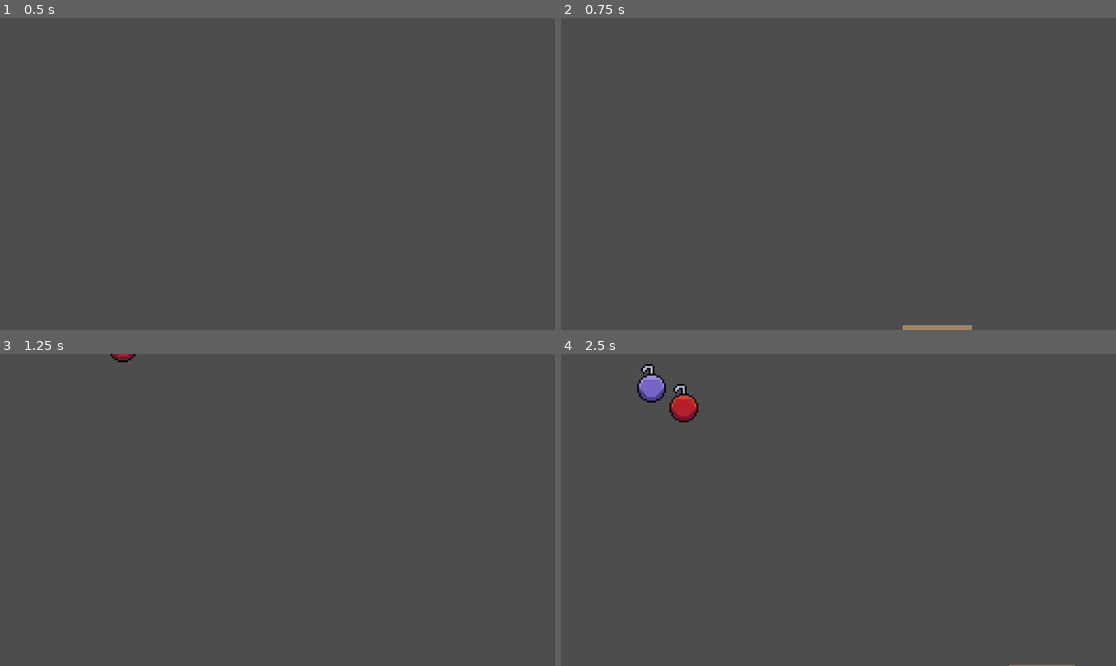
Above: before the commit, frames 1-4 (two rows, left to right).
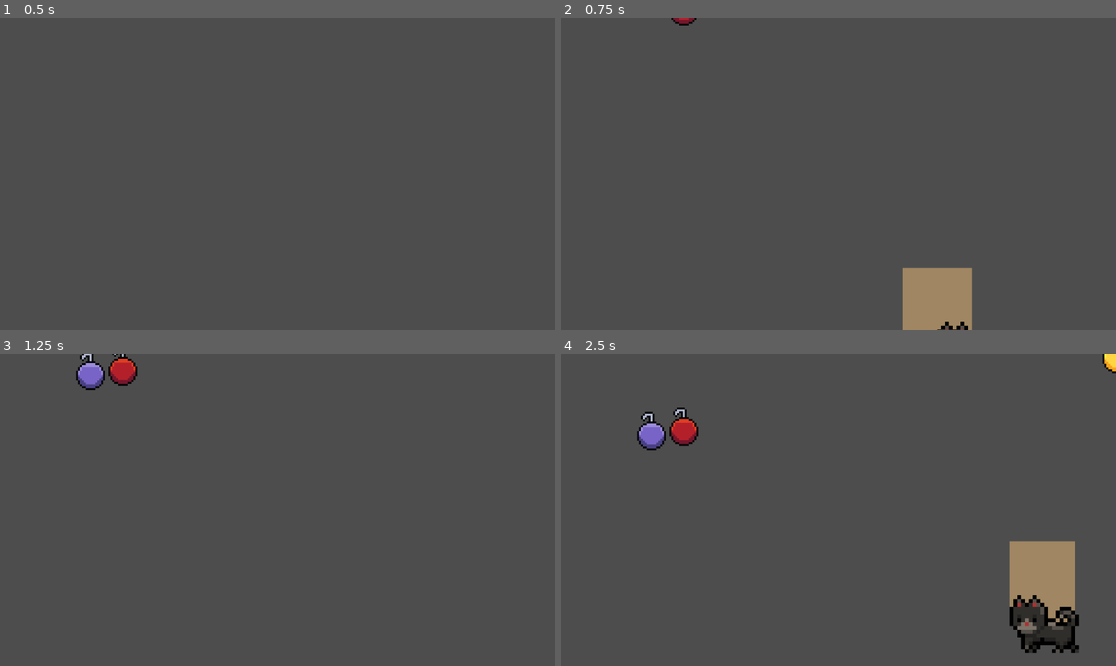
Above: after the commit, the same moments.

Repository: TwiceOnce8905/Catch-the-Ornaments
Game: Godot game, scene res://scenes/maingame.tscn
Two runs of this game, one before a commit and one after it. Both use one fixed random seed, a clock stepped at 60 frames per second and the inputs below.
Inputs:
- Up to frame 1 (0.5 s): no input
- Up to frame 2 (0.75 s): tap Enter (ui_accept) at 0.5 s; hold Right (right) from 0.53 s (still down); tap Space (space, bound only after the commit) at 0.6 s
- Up to frame 3 (1.25 s): keep holding Right (right); tap Enter (ui_accept) at 0.77 s
- Up to frame 4 (2.5 s): tap Space (space, bound only after the commit) at 1.35, 2.1 s; tap Enter (ui_accept) at 1.52 s; release Right (right) at 2.03 s; hold Left (left) from 2.03 s (still down)

Frame 1 is identical in both runs. In frame 2, 2.5% of the frame differs, in the area x 19-75%, y 0-100%; in frame 3, 0.9%; in frame 4, 5.7%, in the area x 13-100%, y 0-100%.

Commit message:
Ornaments Collide w/ Area
The ornaments can now collide with the area2d and it also "queue_free"s it. The score system is yet to be added.

Diff:
--- a/project.godot
+++ b/project.godot
@@ -33,6 +33,15 @@
 , Object(InputEventKey,"resource_local_to_scene":false,"resource_name":"","device":-1,"window_id":0,"alt_pressed":false …(183 unchanged characters)…
 ]
 }
+space={
+"deadzone": 0.2,
+"events": [Object(InputEventKey,"resource_local_to_scene":false,"resource_name":"","device":-1,"window_id":0,"alt_pressed":false,"shift_pressed":false,"ctrl_pressed":false,"meta_pressed":false,"pressed":false,"keycode":0,"physical_keycode":32,"key_label":0,"unicode":32,"location":0,"echo":false,"script":null)
+]
+}
+
+[physics]
+
+2d/default_gravity=1800.0
 
 [rendering]
 
--- a/scenes/blueorn.tscn
+++ b/scenes/blueorn.tscn
@@ -1,12 +1,21 @@
-[gd_scene load_steps=3 format=3 uid="uid://loqfeutvmmym"]
+[gd_scene load_steps=4 format=3 uid="uid://loqfeutvmmym"]
 
 [ext_resource type="Script" uid="uid://ioo6lc0f64cs" path="res://scirpts/blueorn.gd" id="1_0cmcj"]
 [ext_resource type="Texture2D" uid="uid://do77g2pb1282d" path="res://Godot assests/sprites/blueorn.png" id="1_3s216"]
 
-[node name="blueorn" type="Node2D"]
+[sub_resource type="CircleShape2D" id="CircleShape2D_0cmcj"]
+radius = 30.016663
+
+[node name="blueorn" type="Area2D"]
+collision_layer = 4
+collision_mask = 2
 script = ExtResource("1_0cmcj")
 
 [node name="blue" type="Sprite2D" parent="."]
 position = Vector2(0, -40)
 scale = Vector2(4, 4)
 texture = ExtResource("1_3s216")
+
+[node name="CollisionShape2D" type="CollisionShape2D" parent="."]
+position = Vector2(0, -30)
+shape = SubResource("CircleShape2D_0cmcj")
--- a/scenes/cat.tscn
+++ b/scenes/cat.tscn
@@ -103,6 +103,9 @@
 [sub_resource type="RectangleShape2D" id="RectangleShape2D_myi5k"]
 size = Vector2(144, 93)
 
+[sub_resource type="RectangleShape2D" id="RectangleShape2D_se5fe"]
+size = Vector2(157, 215)
+
 [node name="cat" type="CharacterBody2D"]
 z_index = 1
 script = ExtResource("1_se5fe")
@@ -113,8 +116,16 @@
 sprite_frames = SubResource("SpriteFrames_l5p5i")
 animation = &"idle"
 autoplay = "idle"
-frame_progress = 0.3082251
+frame_progress = 0.22920083
 
 [node name="CollisionShape2D" type="CollisionShape2D" parent="."]
 position = Vector2(8, -54.5)
 shape = SubResource("RectangleShape2D_myi5k")
+
+[node name="Area2D" type="Area2D" parent="."]
+collision_layer = 2
+collision_mask = 4
+
+[node name="CollisionShape2D" type="CollisionShape2D" parent="Area2D"]
+position = Vector2(8.5, -115.5)
+shape = SubResource("RectangleShape2D_se5fe")
--- a/scenes/greenorn.tscn
+++ b/scenes/greenorn.tscn
@@ -1,12 +1,21 @@
-[gd_scene load_steps=3 format=3 uid="uid://dgnpixqspg1yc"]
+[gd_scene load_steps=4 format=3 uid="uid://dgnpixqspg1yc"]
 
 [ext_resource type="Texture2D" uid="uid://ct4lyfp6mq51k" path="res://Godot assests/sprites/greenorn.png" id="1_3ik4u"]
 [ext_resource type="Script" uid="uid://poisx7bqohyo" path="res://scirpts/greenorn.gd" id="1_yk7da"]
 
-[node name="greenorn" type="Node2D"]
+[sub_resource type="CircleShape2D" id="CircleShape2D_yk7da"]
+radius = 30.0
+
+[node name="greenorn" type="Area2D"]
+collision_layer = 4
+collision_mask = 2
 script = ExtResource("1_yk7da")
 
 [node name="green" type="Sprite2D" parent="."]
 position = Vector2(0, -40)
 scale = Vector2(4, 4)
 texture = ExtResource("1_3ik4u")
+
+[node name="CollisionShape2D" type="CollisionShape2D" parent="."]
+position = Vector2(0, -30)
+shape = SubResource("CircleShape2D_yk7da")
--- a/scenes/maingame.tscn
+++ b/scenes/maingame.tscn
@@ -37,6 +37,7 @@
 script = ExtResource("1_jxvlb")
 
 [node name="Timer" type="Timer" parent="spawner"]
+wait_time = 0.5
 autostart = true
 
 [node name="cat" parent="." instance=ExtResource("1_i8va4")]
@@ -45,6 +46,8 @@
 [node name="Camera2D" type="Camera2D" parent="."]
 
 [node name="Area2D" type="Area2D" parent="."]
+collision_layer = 0
+collision_mask = 0
 
 [node name="CollisionShape2D" type="CollisionShape2D" parent="Area2D"]
 position = Vector2(194, 589)
--- a/scenes/orangeorn.tscn
+++ b/scenes/orangeorn.tscn
@@ -1,12 +1,21 @@
-[gd_scene load_steps=3 format=3 uid="uid://det0b3fu4j1i7"]
+[gd_scene load_steps=4 format=3 uid="uid://det0b3fu4j1i7"]
 
 [ext_resource type="Script" uid="uid://bds1xk4ime8cn" path="res://scirpts/orangeorn.gd" id="1_g04nm"]
 [ext_resource type="Texture2D" uid="uid://cvbh82gfk4wkr" path="res://Godot assests/sprites/orangeorn.png" id="1_nww7x"]
 
-[node name="orangeorn" type="Node2D"]
+[sub_resource type="CircleShape2D" id="CircleShape2D_g04nm"]
+radius = 30.0
+
+[node name="orangeorn" type="Area2D"]
+collision_layer = 4
+collision_mask = 2
 script = ExtResource("1_g04nm")
 
 [node name="orange" type="Sprite2D" parent="."]
 position = Vector2(0, -40)
 scale = Vector2(4, 4)
 texture = ExtResource("1_nww7x")
+
+[node name="CollisionShape2D" type="CollisionShape2D" parent="."]
+position = Vector2(0, -30)
+shape = SubResource("CircleShape2D_g04nm")
--- a/scenes/pinkorn.tscn
+++ b/scenes/pinkorn.tscn
@@ -1,12 +1,21 @@
-[gd_scene load_steps=3 format=3 uid="uid://cjvtdvtiw56dv"]
+[gd_scene load_steps=4 format=3 uid="uid://cjvtdvtiw56dv"]
 
 [ext_resource type="Script" uid="uid://tdvxxjb66yx0" path="res://scirpts/pinkorn.gd" id="1_5lw20"]
 [ext_resource type="Texture2D" uid="uid://q3jggyi2ih7m" path="res://Godot assests/sprites/pinkorn.png" id="1_aogc7"]
 
-[node name="pinkorn" type="Node2D"]
+[sub_resource type="CircleShape2D" id="CircleShape2D_5lw20"]
+radius = 30.016663
+
+[node name="pinkorn" type="Area2D"]
+collision_layer = 4
+collision_mask = 2
 script = ExtResource("1_5lw20")
 
 [node name="pink" type="Sprite2D" parent="."]
 position = Vector2(0, -40)
 scale = Vector2(4, 4)
 texture = ExtResource("1_aogc7")
+
+[node name="CollisionShape2D" type="CollisionShape2D" parent="."]
+position = Vector2(0, -30)
+shape = SubResource("CircleShape2D_5lw20")
--- a/scenes/purpleorn.tscn
+++ b/scenes/purpleorn.tscn
@@ -1,12 +1,21 @@
-[gd_scene load_steps=3 format=3 uid="uid://b3qufy6io8lrv"]
+[gd_scene load_steps=4 format=3 uid="uid://b3qufy6io8lrv"]
 
 [ext_resource type="Texture2D" uid="uid://do50qellbv41u" path="res://Godot assests/sprites/purpleorn.png" id="1_40cik"]
 [ext_resource type="Script" uid="uid://drpbpre3husr3" path="res://scirpts/purpleorn.gd" id="1_vn1e8"]
 
-[node name="purpleorn" type="Node2D"]
+[sub_resource type="CircleShape2D" id="CircleShape2D_vn1e8"]
+radius = 30.016663
+
+[node name="purpleorn" type="Area2D"]
+collision_layer = 4
+collision_mask = 2
 script = ExtResource("1_vn1e8")
 
 [node name="purple" type="Sprite2D" parent="."]
 position = Vector2(0, -40)
 scale = Vector2(4, 4)
 texture = ExtResource("1_40cik")
+
+[node name="CollisionShape2D" type="CollisionShape2D" parent="."]
+position = Vector2(0, -30)
+shape = SubResource("CircleShape2D_vn1e8")
--- a/scenes/redorn.tscn
+++ b/scenes/redorn.tscn
@@ -1,12 +1,21 @@
-[gd_scene load_steps=3 format=3 uid="uid://beaa62ash1k7a"]
+[gd_scene load_steps=4 format=3 uid="uid://beaa62ash1k7a"]
 
 [ext_resource type="Texture2D" uid="uid://b26e27tk4fv3g" path="res://Godot assests/sprites/redorn.png" id="1_70ro6"]
 [ext_resource type="Script" uid="uid://djxb1w8www1cm" path="res://scirpts/redorn.gd" id="1_jyy07"]
 
-[node name="redorn" type="Node2D"]
+[sub_resource type="CircleShape2D" id="CircleShape2D_jyy07"]
+radius = 30.016663
+
+[node name="redorn" type="Area2D"]
+collision_layer = 4
+collision_mask = 2
 script = ExtResource("1_jyy07")
 
 [node name="red" type="Sprite2D" parent="."]
 position = Vector2(0, -40)
 scale = Vector2(4, 4)
 texture = ExtResource("1_70ro6")
+
+[node name="CollisionShape2D" type="CollisionShape2D" parent="."]
+position = Vector2(0, -30)
+shape = SubResource("CircleShape2D_jyy07")
--- a/scenes/yelloworn.tscn
+++ b/scenes/yelloworn.tscn
@@ -1,12 +1,21 @@
-[gd_scene load_steps=3 format=3 uid="uid://f1ofoqf4um34"]
+[gd_scene load_steps=4 format=3 uid="uid://f1ofoqf4um34"]
 
 [ext_resource type="Script" uid="uid://cnx34m04f1fx8" path="res://scirpts/yelloworn.gd" id="1_c6v4w"]
 [ext_resource type="Texture2D" uid="uid://bi3binnucypcm" path="res://Godot assests/sprites/yelloworn.png" id="1_fxcuq"]
 
-[node name="yelloworn" type="Node2D"]
+[sub_resource type="CircleShape2D" id="CircleShape2D_c6v4w"]
+radius = 30.016663
+
+[node name="yelloworn" type="Area2D"]
+collision_layer = 4
+collision_mask = 2
 script = ExtResource("1_c6v4w")
 
 [node name="yellow" type="Sprite2D" parent="."]
 position = Vector2(0, -40)
 scale = Vector2(4, 4)
 texture = ExtResource("1_fxcuq")
+
+[node name="CollisionShape2D" type="CollisionShape2D" parent="."]
+position = Vector2(0, -30)
+shape = SubResource("CircleShape2D_c6v4w")
--- a/scirpts/blueorn.gd
+++ b/scirpts/blueorn.gd
@@ -3,5 +3,12 @@
 # falling speed, I mean it's literally in the name so
 var fall_speed := 100
 
+func _ready():
+	connect("area_entered", Callable(self, "_on_area_entered"))
+
+func _on_area_entered(area):
+	print("player touch (cause you been so out of touch touch touch touch touch) ornament")
+	queue_free()
+
 func _physics_process(delta):
 	position.y += fall_speed * delta
--- a/scirpts/cat.gd
+++ b/scirpts/cat.gd
@@ -2,7 +2,7 @@
 
 
 const SPEED = 1000
-const JUMP_VELOCITY = -400.0
+const JUMP_VELOCITY = -1000
 
 @onready var catani = $catani
 
@@ -28,5 +28,8 @@
 	elif direction < 0:
 		catani.flip_h = true
 
+	if Input.is_action_just_pressed("space") and is_on_floor():
+		velocity.y = JUMP_VELOCITY
+
 
 	move_and_slide()
--- a/scirpts/greenorn.gd
+++ b/scirpts/greenorn.gd
@@ -3,5 +3,12 @@
 # falling speed, I mean it's literally in the name so
 var fall_speed := 100
 
+func _ready():
+	connect("area_entered", Callable(self, "_on_area_entered"))
+
+func _on_area_entered(area):
+	print("player touch (cause you been so out of touch touch touch touch touch) ornament")
+	queue_free()
+
 func _physics_process(delta):
 	position.y += fall_speed * delta
--- a/scirpts/orangeorn.gd
+++ b/scirpts/orangeorn.gd
@@ -3,5 +3,12 @@
 # falling speed, I mean it's literally in the name so
 var fall_speed := 100
 
+func _ready():
+	connect("area_entered", Callable(self, "_on_area_entered"))
+
+func _on_area_entered(area):
+	print("player touch (cause you been so out of touch touch touch touch touch) ornament")
+	queue_free()
+
 func _physics_process(delta):
 	position.y += fall_speed * delta
--- a/scirpts/pinkorn.gd
+++ b/scirpts/pinkorn.gd
@@ -3,5 +3,12 @@
 # falling speed, I mean it's literally in the name so
 var fall_speed := 100
 
+func _ready():
+	connect("area_entered", Callable(self, "_on_area_entered"))
+
+func _on_area_entered(area):
+	print("player touch (cause you been so out of touch touch touch touch touch) ornament")
+	queue_free()
+
 func _physics_process(delta):
 	position.y += fall_speed * delta
--- a/scirpts/purpleorn.gd
+++ b/scirpts/purpleorn.gd
@@ -3,5 +3,12 @@
 # falling speed, I mean it's literally in the name so
 var fall_speed := 100
 
+func _ready():
+	connect("area_entered", Callable(self, "_on_area_entered"))
+
+func _on_area_entered(area):
+	print("player touch (cause you been so out of touch touch touch touch touch) ornament")
+	queue_free()
+
 func _physics_process(delta):
 	position.y += fall_speed * delta
--- a/scirpts/redorn.gd
+++ b/scirpts/redorn.gd
@@ -3,5 +3,12 @@
 # falling speed, I mean it's literally in the name so
 var fall_speed := 100
 
+func _ready():
+	connect("area_entered", Callable(self, "_on_area_entered"))
+
+func _on_area_entered(area):
+	print("player touch (cause you been so out of touch touch touch touch touch) ornament")
+	queue_free()
+
 func _physics_process(delta):
 	position.y += fall_speed * delta
--- a/scirpts/yelloworn.gd
+++ b/scirpts/yelloworn.gd
@@ -3,5 +3,12 @@
 # falling speed, I mean it's literally in the name so
 var fall_speed := 100
 
+func _ready():
+	connect("area_entered", Callable(self, "_on_area_entered"))
+
+func _on_area_entered(area):
+	print("player touch (cause you been so out of touch touch touch touch touch) ornament")
+	queue_free()
+
 func _physics_process(delta):
 	position.y += fall_speed * delta
Not shown: 1 places in scenes/cat.tscn that only renumber resources
